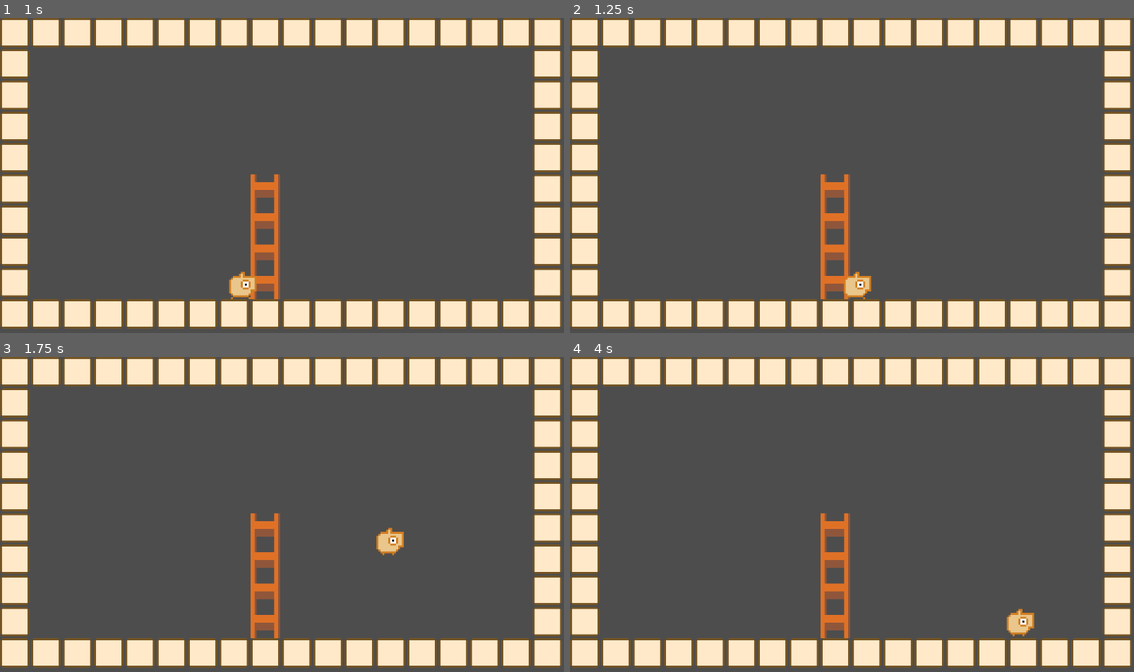
Above: before the commit, frames 1-4 (two rows, left to right).
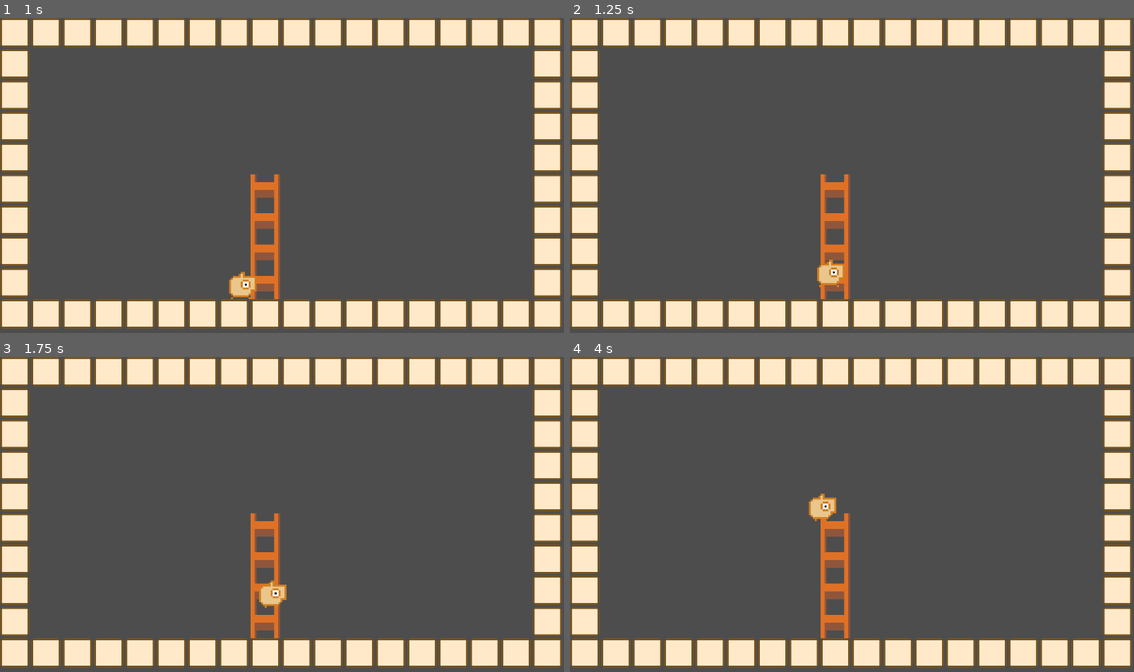
Above: after the commit, the same moments.

Repository: syun77/gd_inovania
Game: Godot game, scene res://Main.tscn
Same seed, same stepped clock (60 frames per second), same inputs: the game is played once before the commit and once after it.
Inputs (mouse positions are in pixels of both pictures, inside the frame that each line leads up to):
- Up to frame 1 (1 s): move the mouse to (406, 159) at 0.52 s; hold Right (ui_right) from 0.53 s (still down); tap Up (ui_up) at 0.6, 0.77 s
- Up to frame 2 (1.25 s): keep holding Right (ui_right); tap Up (ui_up) at 1.07 s
- Up to frame 3 (1.75 s): keep holding Right (ui_right); move the mouse to (169, 530) at 1.27 s; tap Space (action) at 1.35 s; tap Up (ui_up) at 1.52, 1.55 s
- Up to frame 4 (4 s): tap Up (ui_up) at 1.82, 2.1, 3.02, 3.05, 3.32, 3.6, 3.77 s; move the mouse to (908, 445) at 2.02 s; release Right (ui_right) at 2.03 s; hold Left (ui_left) 2.03-2.78 s; move the mouse to (823, 577) at 2.77 s; hold Right (ui_right) from 2.78 s (still down); tap Space (action) at 2.85 s; move the mouse to (1021, 561) at 3.52 s

Frame 1 is identical in both runs. In frame 2, 0.6% of the frame differs, in the area x 43-54%, y 76-90%; in frame 3, 0.6%; in frame 4, 0.7%, in the area x 42-83%, y 43-89%.

Commit message:
はしご実装中

Diff:
--- a/gd_inovania/src/player/Player.gd
+++ b/gd_inovania/src/player/Player.gd
@@ -20,6 +20,13 @@
 	DEAD,
 }
 
+## 移動状態.
+enum eMoveState {
+	LANDING, # 地上.
+	AIR, # 空中.
+	GRABBING_LADDER, # はしごに掴まっている
+}
+
 ## ジャンプスケール.
 enum eJumpScale {
 	NONE,
@@ -42,6 +49,8 @@
 # ---------------------------------
 ## 状態.
 var _state = eState.READY
+## 移動状態.
+var _move_state = eMoveState.AIR
 ## アニメーション用タイマー.
 var _timer_anim = 0.0
 ## フレームカウンタ.
@@ -50,8 +59,6 @@
 var _timer_muteki = 0.0
 ## 右向きかどうか.
 var _is_right = true # 左向きで開始.
-## 着地しているかどうか.
-var _is_landing = false
 ## 飛び降り中かどうか.
 var _is_fall_through = false
 ## 方向.
@@ -156,17 +163,18 @@
 
 	move_and_slide()
 
-	if _is_landing == false and is_on_floor():
+	if _is_landing() == false and is_on_floor():
 		# 着地した瞬間.
 		_jump_scale = eJumpScale.LANDING
 		_jump_scale_timer = JUMP_SCALE_TIME
 		_jump_cnt = 0 # ジャンプ回数をリセット.
 
-	_is_landing = is_on_floor()
+	# 移動状態の更新.
+	_update_move_state()
 
 	_update_jump_scale_anim(delta)
 
-	if is_on_floor():
+	if _is_landing():
 		_set_fall_through(false) # 着地したら飛び降り終了.
 
 	_update_collision_post()
@@ -228,11 +236,21 @@
 				_state = eState.DEAD
 			return
 
-	# move_and_slide()で足元のタイルを判定したいので
-	# 常に重力を加算.
-	velocity.y += _config.gravity
-
-	if _is_fall_through:
+	if _is_grabbing_ladder() == false:
+		# はしご以外
+		# move_and_slide()で足元のタイルを判定したいので
+		# 常に重力を加算.
+		velocity.y += _config.gravity
+
+	if _is_grabbing_ladder():
+		# 上下ではしご移動.
+		var v = Input.get_axis("ui_up", "ui_down")
+		if v != 0:
+			velocity.x = 0 # X方向を止める.
+			velocity.y = 500 * v
+		else:
+			velocity.y = 0
+	elif _is_fall_through:
 		# 飛び降り中.
 		if _check_fall_through() == false:
 			# 飛び降り終了.
@@ -425,6 +443,35 @@
 func _can_grab_ladder() -> bool:
 	return _ladder_count > 0
 
+# 移動状態の更新.
+func _update_move_state() -> void:
+	match _move_state:
+		eMoveState.GRABBING_LADDER:
+			if _can_grab_ladder() == false:
+				# はしごから離れた.
+				_move_state = eMoveState.AIR
+		eMoveState.AIR:
+			if is_on_floor():
+				_move_state = eMoveState.LANDING
+		eMoveState.LANDING:
+			if is_on_floor() == false:
+				_move_state = eMoveState.AIR
+
+	if _is_grabbing_ladder() == false:
+		# はしごチェック.
+		if _can_grab_ladder():
+			if Input.get_axis("ui_up", "ui_down") != 0:
+				# はしご開始.
+				_move_state = eMoveState.GRABBING_LADDER
+
+# 着地しているかどうか.
+func _is_landing() -> bool:
+	return _move_state == eMoveState.LANDING
+
+# はしごを掴んでいるかどうか.
+func _is_grabbing_ladder() -> bool:
+	return _move_state == eMoveState.GRABBING_LADDER
+
 # デバッグ用更新.
 func _update_debug() -> void:
 	_label.visible = true
